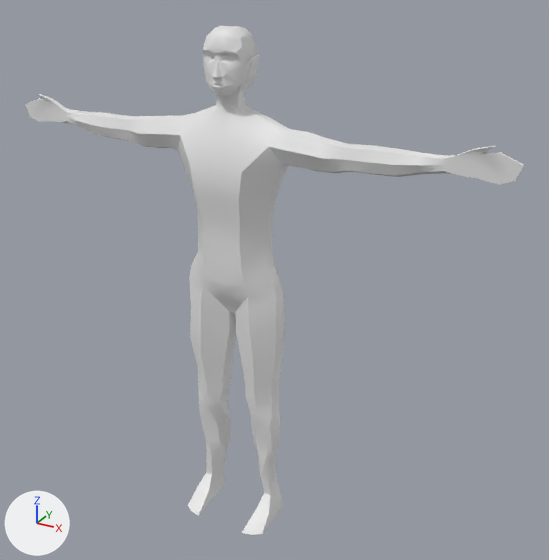
Two versions of the Blender file blender/Scene_Setup.blend, one commit apart.
Rendered twice from a 50 mm camera at (1.275, -2.068, 2.005) aimed at (0.116, 0.04, 0.951). Lighting does not change. The marker at lower left points along +X, +Y and +Z.

In view in the first picture: 'BodyOutline'.
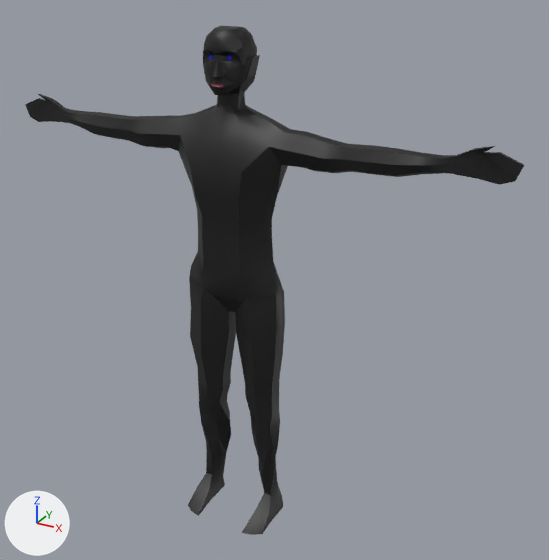
The change, as a diff of the scene's bpy script:
```diff
--- a/blender/Scene_Setup.blend.py
+++ b/blender/Scene_Setup.blend.py
@@ img_bodyoutline_uvlayout_png @@
+img_bodyoutline_uvlayout_png = load_image('BodyOutline_UVLayout.png', 'BodyOutline_UVLayout.png', 1024, 1024, 'sRGB')
@@ mat_material_001 @@
+mat_material_001 = principled_material('Material.001')
+mat_material_001.texture = img_bodyoutline_uvlayout_png
@@ me_plane_002 @@
 me_plane_002.from_pydata(...)  # 790 vertices, 1552 faces; spans x -0.89..0.91, y -0.98..0.8, z -0.18..0.08
+me_plane_002.materials.append(mat_material_001)  # picture img_bodyoutline_uvlayout_png
```

Changed parts and their boxes (x1, y1, x2, y2) in the pictures (549 x 560 px):
'BodyOutline', recoloured (grey to black): (25, 26, 524, 535) in both
